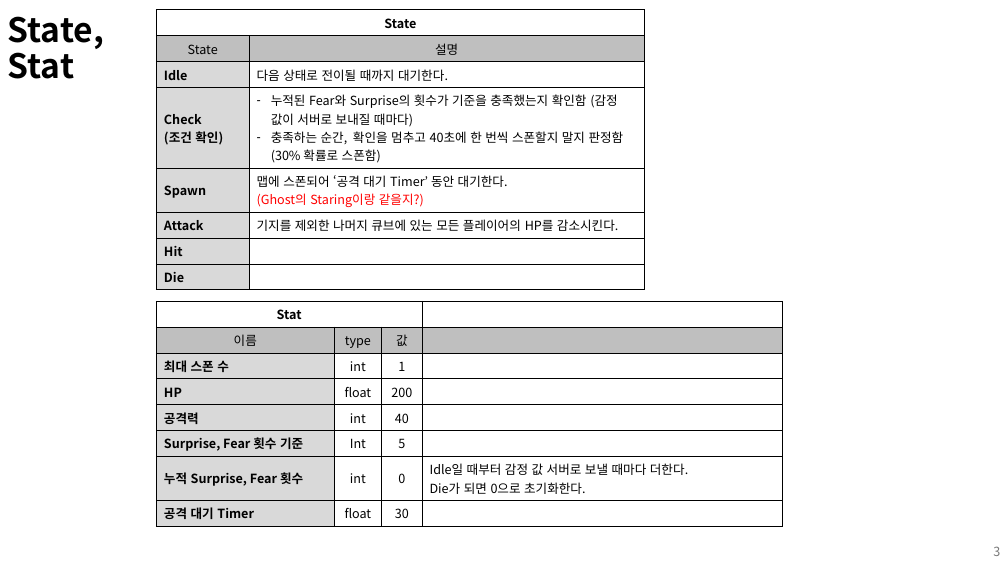
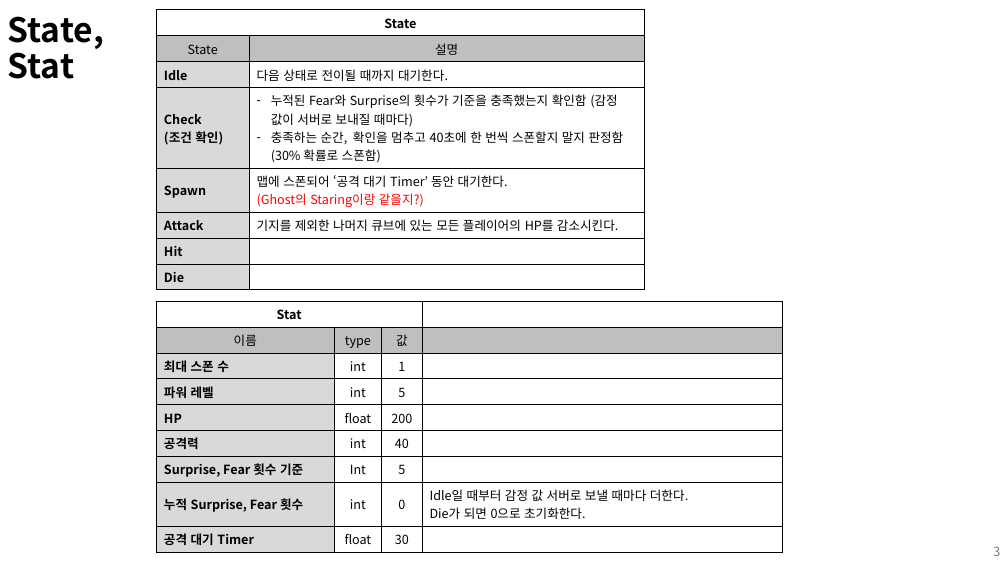
Before and after one commit to kimi5231/B1A2_project, a slide deck: slide 3 of 기획/몬스터 기획서_PollutionMonitor.pptx. Drawn at 1008x567 pixels with LibreOffice and Linux fonts; fonts in the diff are those of the drawing. Boxes give left, top, right and bottom in pixels: in the first picture for what was removed or moved away, otherwise in the second. Text is boxed around its words. In the diff, an @@ line names an element or a change of style, - is before the commit and + after.

Commit message:
몬스터 스폰 관련 내용 추가
- 몬스터 기획서: 각 몬스터별로 스탯에 '개별 파워레벨' 추가. '최대 스폰 수' 값 변경.
- 절차적 맵 생성 규칙: 난이도별 '총 파워레벨' 추가.
- 몬스터_스폰&파워레벨: 몬스터의 스폰 조건과 주기, 파워레벨 관련 설명 작성.

```diff
--- a/기획/몬스터 기획서_PollutionMonitor.pptx
+++ b/기획/몬스터 기획서_PollutionMonitor.pptx
@@ table at (157,301,783,549) @@
+row 4: 파워 레벨 | int | 5 | 
```
Also in this commit, not shown: 5 other files.
